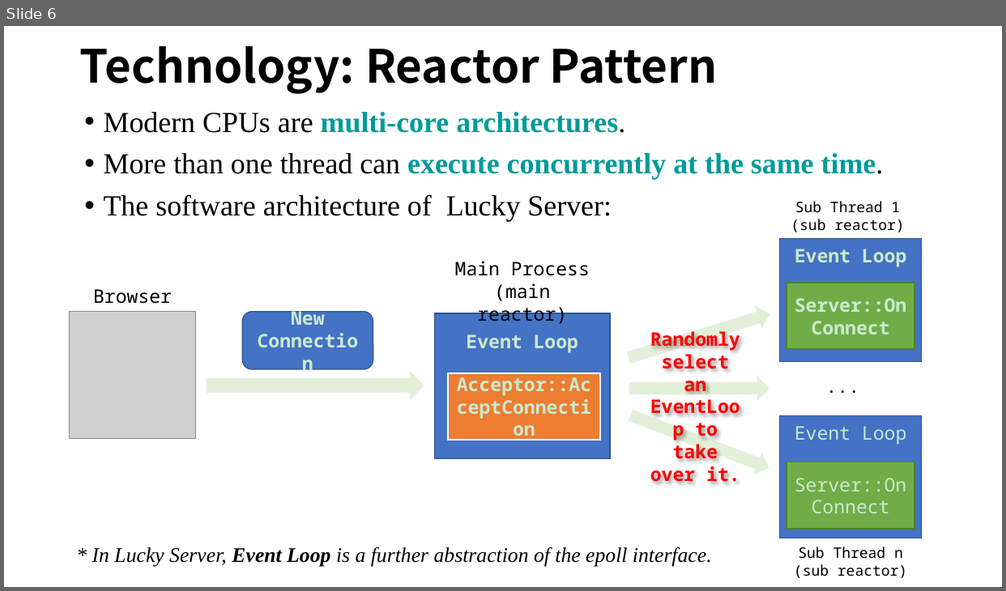
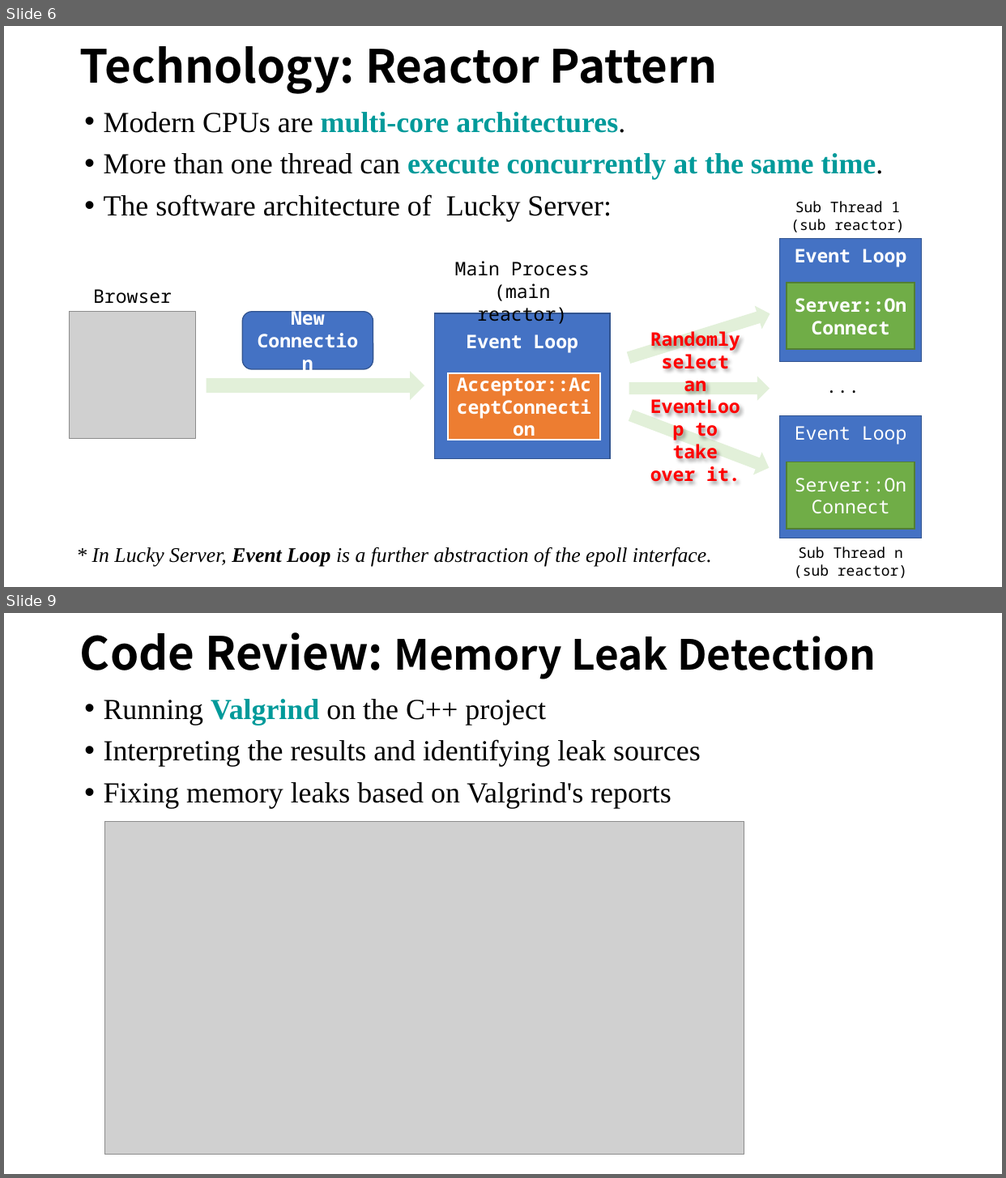
Before and after one commit to WU-SUNFLOWER/LuckyServer, a slide deck: docs/LuckyServer.pptx. Shown one above the other, each under a label of ours: slide 6 before the commit, slides 6 and 9 after it; the slides between them are not shown. The pictures are 1006x591 and 1006x1178 pixels, drawn with LibreOffice and Linux fonts; fonts in the diff are those of the drawing; grey boxes stand for pictures. Boxes give left, top, right and bottom in pixels: in the first picture for what was removed or moved away, otherwise in the second. Text is boxed around its words. In the diff, an @@ line names an element or a change of style, - is before the commit and + after.

```diff
--- a/docs/LuckyServer.pptx
+++ b/docs/LuckyServer.pptx
@@ slide 9 added at box(4, 613, 1002, 1174), background #FFFFFF @@
@@ title added at box(80, 632, 876, 679), 40 pt, text #000000, bold @@
+Code Review: Memory Leak Detection
@@ text added at box(104, 699, 701, 809), 28 pt, text #000000 @@
+• Running Valgrind on the C++ project
+• Interpreting the results and identifying leak sources
+• Fixing memory leaks based on Valgrind's reports
@@ picture added at box(105, 821, 744, 1154) @@
@@ slide 6 changed as well @@
@@ background #CAEACE to #FFFFFF @@
@@ rectangle "Acceptor::AcceptConnection" at box(449, 373, 601, 441): text colour #CAEACE to #FFFFFF; outline #CAEACE 1.5 pt to #FFFFFF 1.5 pt @@
@@ text colour #CAEACE to #FFFFFF in 6 elements at box(242, 312, 373, 369), box(434, 314, 610, 459), box(780, 238, 922, 361), box(786, 283, 914, 349), box(780, 416, 922, 539), box(786, 463, 914, 529) @@
```
Also in this commit, not shown: 5 other slides changed, 2 other slides added, 18 other files.
